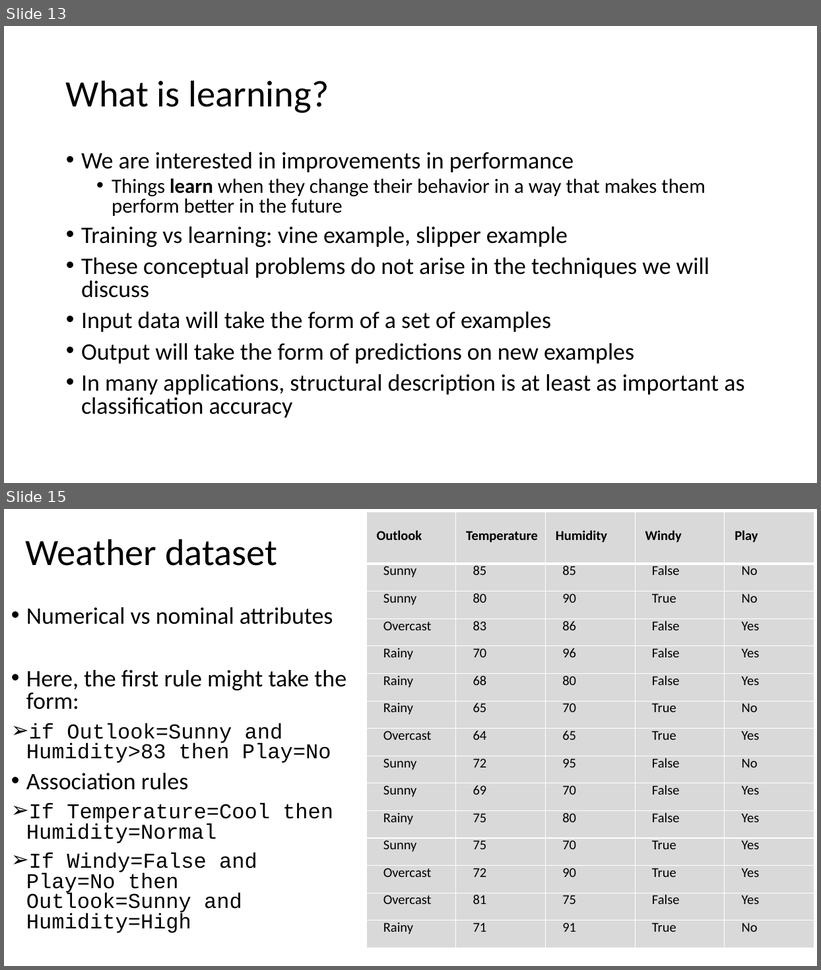
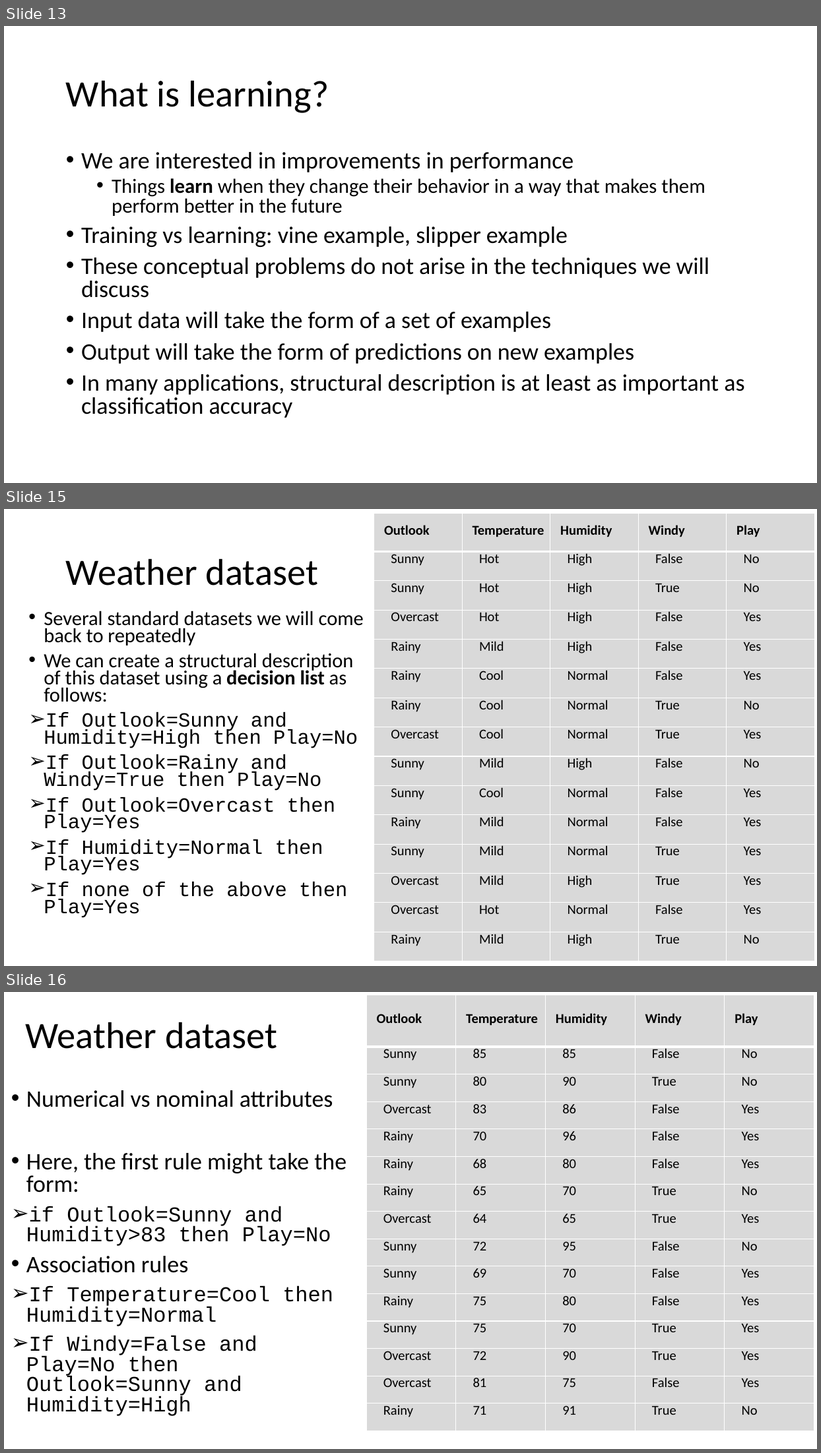
Before and after one commit to russellu/cs405, a slide deck: Lecture_01.pptx. Shown one above the other, each under a label of ours: slides 13 and 15 before the commit, slides 13, 15 and 16 after it; the slides between them are not shown. The pictures are 821x970 and 821x1453 pixels, drawn with LibreOffice and Linux fonts; fonts in the diff are those of the drawing. Boxes give left, top, right and bottom in pixels: in the first picture for what was removed or moved away, otherwise in the second. Text is boxed around its words. In the diff, an @@ line names an element or a change of style, - is before the commit and + after.

```diff
--- a/Lecture_01.pptx
+++ b/Lecture_01.pptx
@@ slide 15 added at (4, 509, 817, 966), background #FFFFFF @@
@@ table added at (374, 513, 816, 962), 15 rows, 5 columns @@
+Outlook | Temperature | Humidity | Windy | Play
+Sunny | Hot | High | False | No
+Sunny | Hot | High | True | No
+Overcast | Hot | High | False | Yes
+Rainy | Mild | High | False | Yes
+Rainy | Cool | Normal | False | Yes
+Rainy | Cool | Normal | True | No
+Overcast | Cool | Normal | True | Yes
+Sunny | Mild | High | False | No
+Sunny | Cool | Normal | False | Yes
+Rainy | Mild | Normal | False | Yes
+Sunny | Mild | Normal | True | Yes
+Overcast | Mild | High | True | Yes
+Overcast | Hot | Normal | False | Yes
+Rainy | Mild | High | True | No
@@ title added at (66, 559, 318, 586), 44 pt, text #000000 @@
+Weather dataset
@@ text added at (44, 611, 364, 918), 23.8 pt, text #000000 @@
+• Several standard datasets we will come back to repeatedly
+• We can create a structural description of this dataset using a decision list as follows:
+➢ If Outlook=Sunny and Humidity=High then Play=No
+➢ If Outlook=Rainy and Windy=True then Play=No
+➢ If Outlook=Overcast then Play=Yes
+➢ If Humidity=Normal then Play=Yes
+➢ If none of the above then Play=Yes
@@ what was slide 15 is now slide 16 @@
```
Also in this commit, not shown: 2 slides changed.
